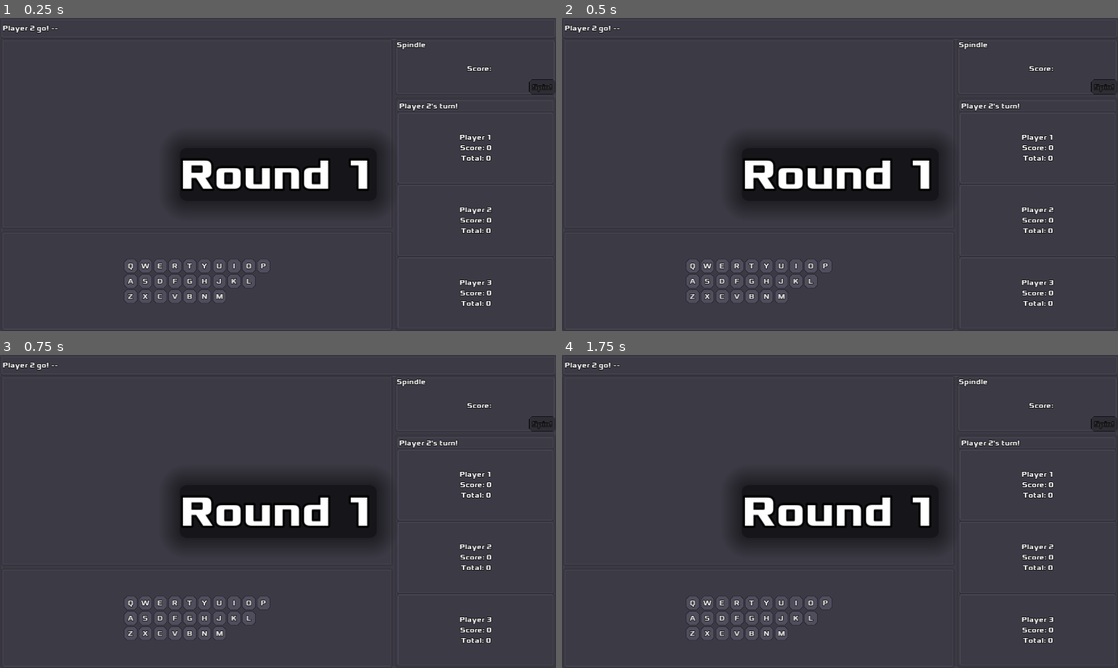
Above: before the commit, frames 1-4 (two rows, left to right).
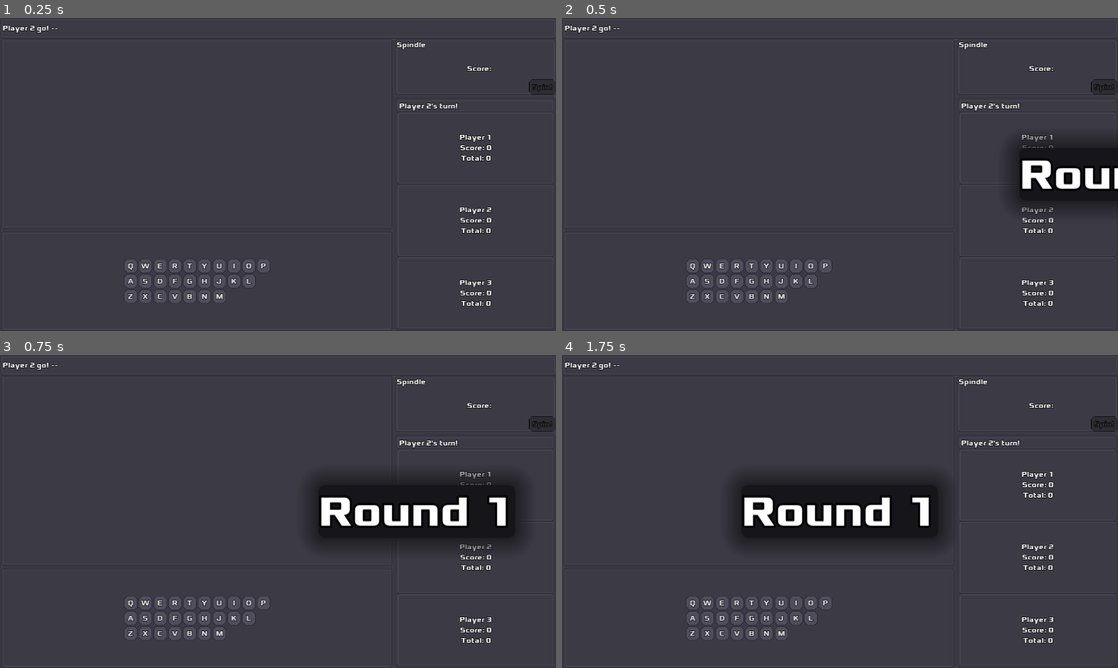
Above: after the commit, the same moments.

Repository: zacryol/spindle-of-serendipity
Game: Godot game, scene res://game/GamePanel.tscn
Same seed, same stepped clock (60 frames per second), same inputs: the game is played once before the commit and once after it. This scene is started directly instead of the project's main scene.
Inputs:
- Up to frame 1 (0.25 s): no input
- Up to frame 2 (0.5 s): no input
- Up to frame 3 (0.75 s): tap Enter at 0.5 s; tap Backspace at 0.6 s
- Up to frame 4 (1.75 s): click "Q" at 1.25 s

The runs differ from the first frame. In frame 1, 7.1% of the frame differs, in the area x 31-69%, y 40-60%; in frame 2, 11%, in the area x 31-100%, y 37-65%; in frame 3, 10%; in frame 4, 0.3%.
Error in both runs: Division By Zero in operator '%'. (res://system/singletons/EntryManager.gd:71)

Commit message:
Animatio plays

Diff:
--- a/godot/game/GamePanel.tscn
+++ b/godot/game/GamePanel.tscn
@@ -27,6 +27,36 @@
 use_filter = true
 font_data = ExtResource( 8 )
 
+[sub_resource type="Animation" id=3]
+resource_name = "In"
+tracks/0/type = "value"
+tracks/0/path = NodePath("Main:rect_position")
+tracks/0/interp = 1
+tracks/0/loop_wrap = true
+tracks/0/imported = false
+tracks/0/enabled = true
+tracks/0/keys = {
+"times": PoolRealArray( 0, 1 ),
+"transitions": PoolRealArray( 1, 1 ),
+"update": 0,
+"values": [ Vector2( 1280, 0 ), Vector2( 0, 0 ) ]
+}
+
+[sub_resource type="Animation" id=4]
+resource_name = "Out"
+tracks/0/type = "value"
+tracks/0/path = NodePath("Main:rect_position")
+tracks/0/interp = 1
+tracks/0/loop_wrap = true
+tracks/0/imported = false
+tracks/0/enabled = true
+tracks/0/keys = {
+"times": PoolRealArray( 0, 1 ),
+"transitions": PoolRealArray( 1, 1 ),
+"update": 0,
+"values": [ Vector2( 0, 0 ), Vector2( -1280, 0 ) ]
+}
+
 [node name="GamePanel" type="Control"]
 anchor_right = 1.0
 anchor_bottom = 1.0
@@ -150,6 +180,8 @@
 [node name="Main" type="Control" parent="RoundSign"]
 anchor_right = 1.0
 anchor_bottom = 1.0
+margin_left = -1280.0
+margin_right = -1280.0
 __meta__ = {
 "_edit_use_anchors_": false
 }
@@ -171,9 +203,8 @@
 }
 
 [node name="Label" type="Label" parent="RoundSign/Main/PanelContainer"]
-margin_top = 7.0
-margin_right = 1017.0
-margin_bottom = 127.0
+margin_right = 1003.0
+margin_bottom = 120.0
 grow_horizontal = 2
 grow_vertical = 2
 custom_fonts/font = SubResource( 1 )
@@ -181,12 +212,15 @@
 align = 1
 
 [node name="AnimationPlayer" type="AnimationPlayer" parent="RoundSign"]
+anims/In = SubResource( 3 )
+anims/Out = SubResource( 4 )
 [connection signal="pressed" from="GP/VB/Top/HB/NewG" to="." method="_on_NewG_pressed"]
 [connection signal="pressed" from="GP/VB/Top/HB/Quit" to="." method="_on_Quit_pressed"]
 [connection signal="game_log" from="GP/VB/Game/HSplit/EDKB/EntryDisplay" to="." method="_log"]
 [connection signal="guess_checked" from="GP/VB/Game/HSplit/EDKB/EntryDisplay" to="GP/VB/Game/HSplit/SP/PlayersPanel" method="_on_EntryDisplay_guess_checked"]
 [connection signal="letters_revealed" from="GP/VB/Game/HSplit/EDKB/EntryDisplay" to="GP/VB/Game/HSplit/SP/Spindle" method="_letters_guessed"]
 [connection signal="one_letter" from="GP/VB/Game/HSplit/EDKB/EntryDisplay" to="GP/VB/Game/HSplit/EDKB/Keyboard" method="_on_EntryDisplay_one_letter"]
+[connection signal="text_ready" from="GP/VB/Game/HSplit/EDKB/EntryDisplay" to="RoundSign" method="_on_EntryDisplay_text_ready"]
 [connection signal="text_ready" from="GP/VB/Game/HSplit/EDKB/EntryDisplay" to="GP/VB/Game/HSplit/SP/Spindle" method="_on_EntryDisplay_text_ready"]
 [connection signal="game_log" from="GP/VB/Game/HSplit/EDKB/Keyboard" to="." method="_log"]
 [connection signal="key_pressed" from="GP/VB/Game/HSplit/EDKB/Keyboard" to="GP/VB/Game/HSplit/EDKB/EntryDisplay" method="_on_letter_guessed"]
--- a/godot/game/RoundSign.gd
+++ b/godot/game/RoundSign.gd
@@ -14,3 +14,9 @@
 	if GlobalVars.game_type == GlobalVars.Type.ROUNDS:
 		show += suffix % str(GlobalVars.rounds)
 	label.text = show
+	$AnimationPlayer.play("In")
+
+
+func _on_EntryDisplay_text_ready():
+	$AnimationPlayer.play("Out")
+	pass # Replace with function body.
Not shown: 1 places in godot/game/GamePanel.tscn that only renumber resources
